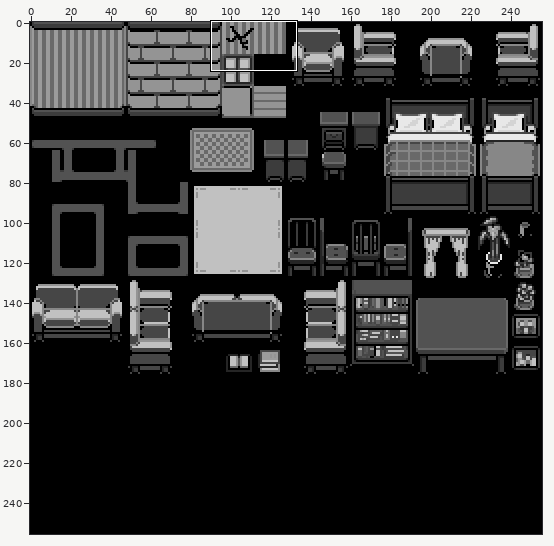
Two versions of one sprite sheet, artAssets/apartmentBG/interiors_demo.png. Above: a wide view before the commit, with the close-up outlined.
Close-up. As it was:
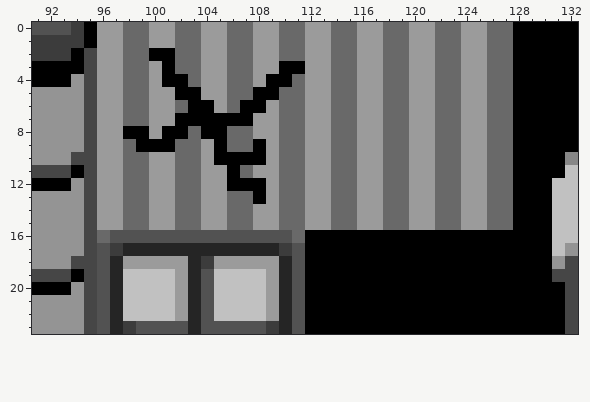
The file is 256x256 pixels. Colours within 5 levels of each other are drawn and written as one. Shown: x 91..132, y 0..23.
Once edited:
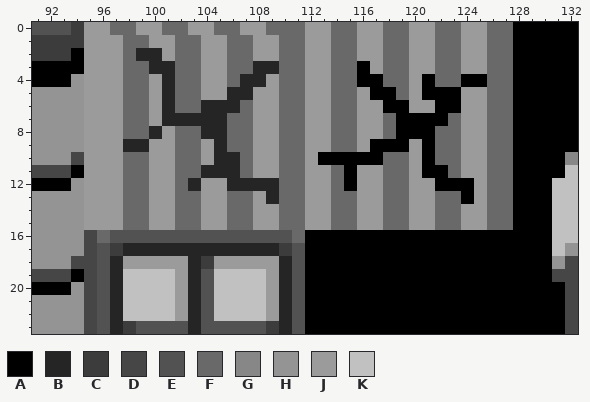
Palette (. is transparent): A #000000  B #252525  C #3c3c3c  D #464646  E #525252  F #696969  G #878787  H #949494  J #9b9b9b  K #c1c1c1
The exact change:
y 0: x 95 A -> J; x 97 J -> F; x 99 F -> J; x 101 J -> F; x 103 F -> J; x 105 J -> F; x 107 F -> J; x 109 J -> F
y 1: x 95 A -> J
y 2: x 95 D -> J; x 99..101 FAA -> BBJ
y 3: x 95 D -> J; x 100..101 JA -> BB; x 108..111 JJAA -> BBFF; x 116 J -> A
y 4: x 95 D -> J; x 101..102 AA -> BF; x 107..110 FJAA -> BBJF; x 116..117 JJ -> AA; x 121 J -> A; x 124..125 JJ -> AA
y 5: x 95 D -> J; x 101..103 JAA -> BFF; x 106..109 FFAA -> BBJJ; x 117..118 JF -> AA; x 121..123 JFF -> AAA
y 6: x 95 D -> J; x 101 J -> B; x 103..108 AAJFAA -> FBBBFJ; x 118..119 FF -> AA; x 122..123 FF -> AA
y 7: x 95 D -> J; x 101..107 JAAAAAA -> BBBBBFF; x 119..122 FJJF -> AAAA
y 8: x 95 D -> J; x 98..102 AAJAA -> FFBJF; x 104..105 AA -> BB; x 119..121 FJJ -> AAA
y 9: x 95 D -> J; x 98..101 FAAA -> BBJJ; x 105 A -> B; x 108 A -> J; x 117..119 JFF -> AAA; x 121 J -> A
y 10: x 95 D -> J; x 105..108 AAAA -> BBFJ; x 113..117 JFFJJ -> AAAAA; x 121 J -> A
y 11: x 95 D -> J; x 104..106 JJA -> BBB; x 115 F -> A; x 121..122 JF -> AA
y 12: x 95 D -> J; x 103 F -> B; x 106..109 AAAJ -> BBBB; x 115 F -> A; x 122..124 FFJ -> AAA
y 13: x 95 D -> J; x 108..109 AJ -> JB; x 124 J -> A
y 14..15: x 95 D -> J
